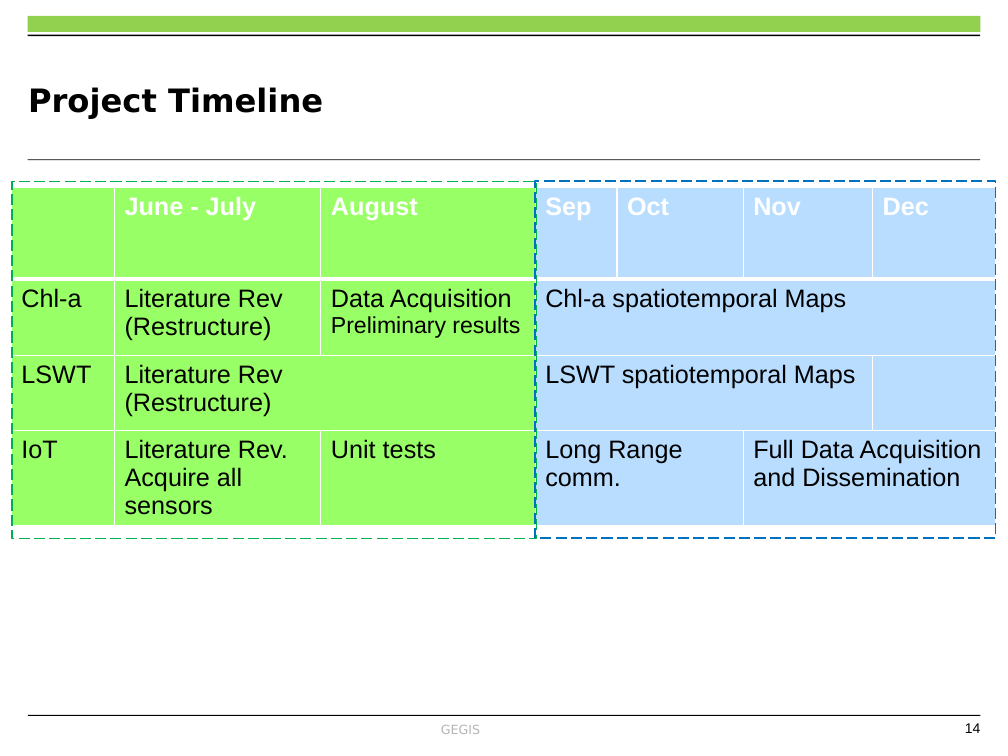
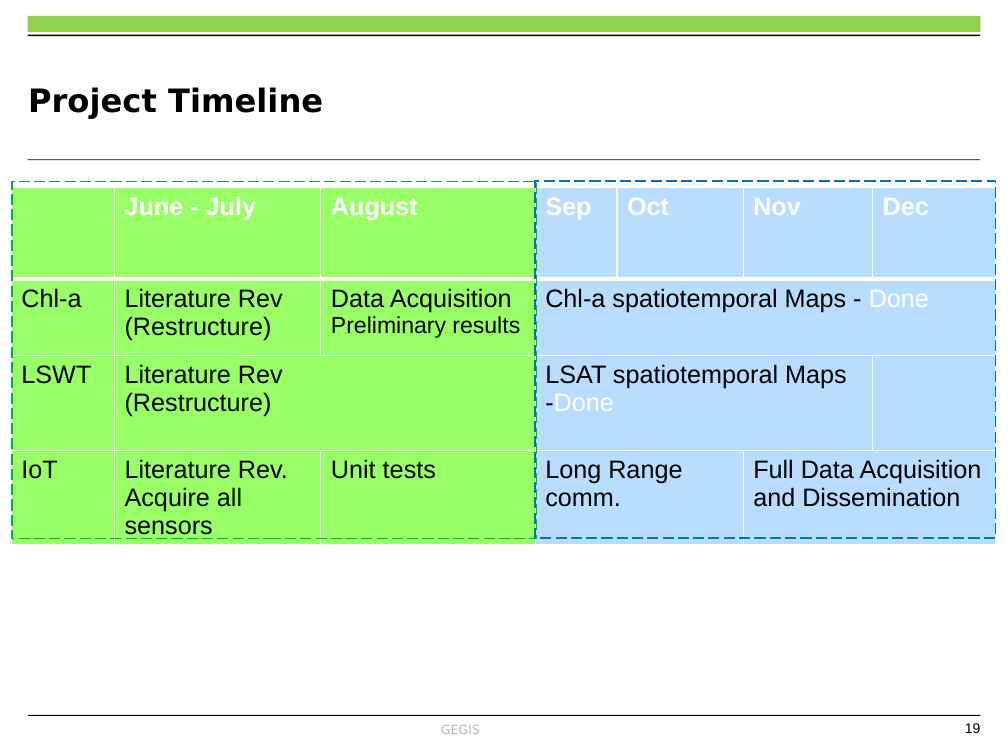
Before and after one commit to OkomoJacob/FinalYearProject, a slide deck: slide 19 of Dr. E Nduati, Superviser/Submissions/ENC222-0149_2017_OKOMO_JACOB_OKELLO_V3.pptx (slide 14 before the commit). Drawn at 1008x756 pixels with LibreOffice and Linux fonts; fonts in the diff are those of the drawing; background and template pictures are left out. Boxes give left, top, right and bottom in pixels: in the first picture for what was removed or moved away, otherwise in the second. Text is boxed around its words. In the diff, an @@ line names an element or a change of style, - is before the commit and + after.

```diff
--- a/Dr. E Nduati, Superviser/Submissions/ENC222-0149_2017_OKOMO_JACOB_OKELLO_V3.pptx
+++ b/Dr. E Nduati, Superviser/Submissions/ENC222-0149_2017_OKOMO_JACOB_OKELLO_V3.pptx
@@ table at (x1=11, y1=187, x2=995, y2=557) @@
-row 2, column 4: Chl-a spatiotemporal Maps
+row 2, column 4: Chl-a spatiotemporal Maps - Done
-row 3, column 4: LSWT spatiotemporal Maps
+row 3, column 4: LSAT spatiotemporal Maps -Done
@@ page number at (x1=965, y1=723, x2=981, y2=733): text changed @@
-14
+19
```
Also in this commit, not shown: 8 other slides changed, 8 slides added, 3 slides removed, 1 other file.
